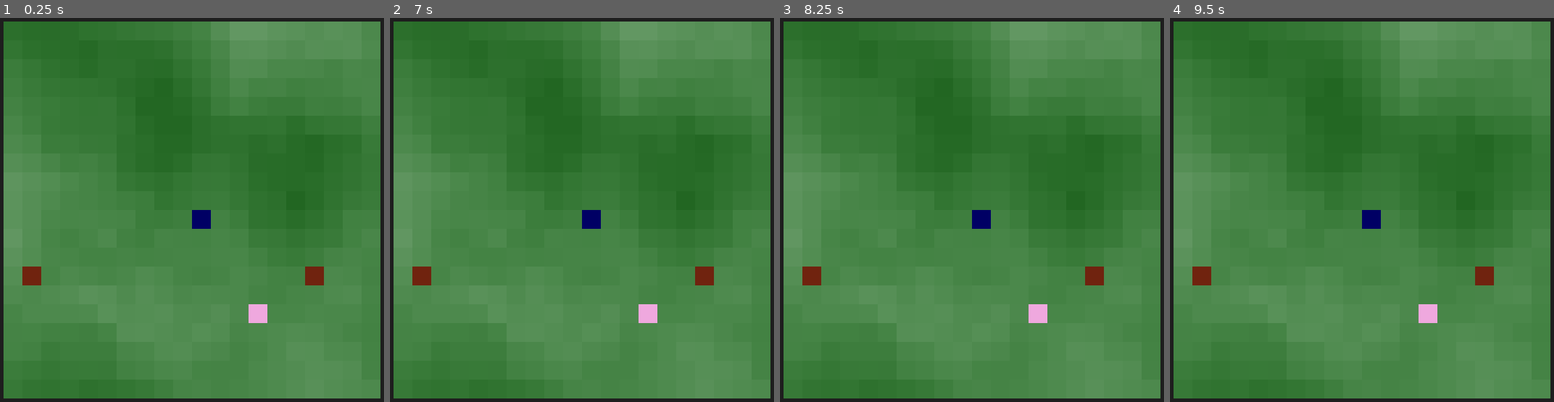
Above: before the commit, frames 1-4 (left to right).
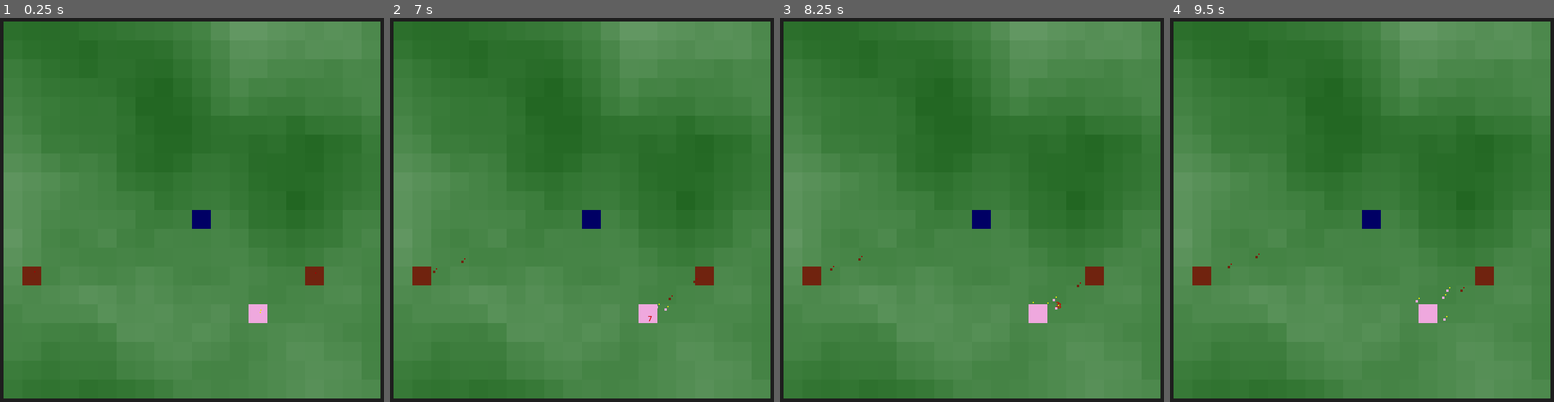
Above: after the commit, the same moments.

Repository: fizzy-drinks/roguelike-jam-6
Game: Godot game, scene res://world.tscn
Two runs of this game, one before a commit and one after it. Both use one fixed random seed, a clock stepped at 60 frames per second and the inputs below.
Inputs (mouse positions are in pixels of both pictures, inside the frame that each line leads up to):
- Up to frame 1 (0.25 s): no input
- Up to frame 2 (7 s): tap Enter at 0.5, 2, 3.5 s; move the mouse to (693, 194) at 0.52 s; click (693, 194) at 0.67 s; tap Space at 1.25, 2.75, 5 s; move the mouse to (497, 244) at 1.27 s; click (497, 244) at 1.42 s; move the mouse to (639, 114) at 2.02 s; click (639, 114) at 2.17 s; move the mouse to (566, 313) at 2.77 s; click (566, 313) at 2.92 s; move the mouse to (731, 290) at 3.52 s; click (731, 290) at 3.67 s; move the mouse to (451, 148) at 4.27 s; click (451, 148) at 4.42 s; move the mouse to (616, 217) at 5.02 s; click (616, 217) at 5.17 s; move the mouse to (520, 102) at 5.77 s; click (520, 102) at 5.92 s; move the mouse to (693, 194) at 6.52 s; click (693, 194) at 6.67 s
- Up to frame 3 (8.25 s): move the mouse to (887, 244) at 7.27 s; click (887, 244) at 7.42 s; move the mouse to (1029, 114) at 8.02 s; click (1029, 114) at 8.17 s
- Up to frame 4 (9.5 s): move the mouse to (1346, 313) at 8.77 s; click (1346, 313) at 8.92 s

The runs differ from the first frame. In frame 1, less than 0.1% of the frame differs, in the area x 8-83%, y 65-77%; in frame 2, less than 0.1%; in frame 3, less than 0.1%, in the area x 13-79%, y 61-76%; in frame 4, less than 0.1%.
Error before the commit: Parse Error: Could not resolve class "Unit". (res://units/soldier.gd:2)

Commit message:
Implement team change

Diff:
--- a/damageable.gd
+++ b/damageable.gd
@@ -1,5 +1,8 @@
 extends Node2D
 class_name Damageable
+
+
+signal hp_depleted
 
 
 @export var max_hp: float = 5
@@ -9,13 +12,14 @@
 
 
 var hp: float = max_hp
+var last_hit: Node2D
 
 
 func _ready():
 	hp = max_hp
 
 
-func damage(value: float):
+func damage(value: float, from: Node2D):
 	print(self, " taking ", value, " damage")
 	var t: RichTextLabel = label.instantiate()
 	get_tree().current_scene.add_child(t)
@@ -23,8 +27,14 @@
 	t.add_text(str(value))
 	t.global_position = global_position
 	hp -= value
+	last_hit = from
 
 
 func _process(_delta):
 	if hp <= 0:
-		queue_free()
+		hp_depleted.emit()
+		on_hp_depleted()
+
+
+func on_hp_depleted():
+	queue_free()
--- a/structures/spawners/spawner.gd
+++ b/structures/spawners/spawner.gd
@@ -5,7 +5,6 @@
 @export var unit: Resource
 @export var unit_type: String
 @export var spawn_rate: float = 5
-@export var team: String
 @export var source_structure: Node2D
 
 
@@ -14,8 +13,8 @@
 
 func _process(delta):
 	spawn_cooldown -= delta
-	if team and unit and spawn_cooldown <= 0:
-		print('spawning for team ', team)
+	if unit and spawn_cooldown <= 0:
+		print('spawning for team ', source_structure.team)
 		spawn()
 
 
@@ -23,6 +22,5 @@
 	var new_unit: Node2D = unit.instantiate()
 	new_unit.global_position = global_position + Vector2(randi_range(-1, 1), randi_range(-1, 1))
 	new_unit.source_structure = source_structure
-	new_unit.team = team
 	get_tree().get_root().add_child(new_unit)
 	spawn_cooldown = spawn_rate
--- a/structures/structure.gd
+++ b/structures/structure.gd
@@ -1,5 +1,8 @@
 extends "res://damageable.gd"
 class_name Structure
+
+
+signal team_changed
 
 
 @export var team: String
@@ -17,7 +20,7 @@
 
 func _on_area_2d_area_entered(area: Area2D):
 	if "team" in area.owner and area.owner.is_in_group("unit") and area.owner.team != team:
-		area.owner.damage(100)
+		area.owner.damage(100, self)
 
 
 func _on_spawners_child_entered_tree(node):
@@ -26,4 +29,11 @@
 
 func setup_spawner(spawner: Node2D):
 	spawner.source_structure = self
-	spawner.team = team
+
+
+func on_hp_depleted():
+	hp = max_hp
+	team = last_hit.team
+	print(self, " changed teams! It is now ", team)
+	modulate = last_hit.source_structure.modulate
+	team_changed.emit()
--- a/structures/tower.gd
+++ b/structures/tower.gd
@@ -47,7 +47,6 @@
 	spawner.unit = unit
 	spawner.unit_type = unit_type
 	spawner.source_structure = dungeon
-	spawner.team = 'player'
 	dungeon.spawners.add_child(spawner)
 	update_spawner_list()
 
--- a/units/guard.gd
+++ b/units/guard.gd
@@ -64,3 +64,10 @@
 func target_enemies(area: Area2D):
 	if area.owner is Unit and area.owner.team != team:
 		targets.append(area.owner)
+
+
+func on_team_changed():
+	super()
+
+	pick_walk_target()
+	targets = targets.filter(func (t): return weakref(t).get_ref() and t.team != team)
--- a/units/soldier.gd
+++ b/units/soldier.gd
@@ -7,9 +7,8 @@
 
 func _process(delta):
 	super(delta)
-	attack_cooldown -= delta
 
-	if not weakref(target).get_ref():
+	if not weakref(target).get_ref() or target.team == team:
 		pick_target()
 
 
@@ -43,3 +42,9 @@
 			nearest = t
 
 	target = nearest
+
+
+func on_team_changed():
+	super()
+
+	pick_target()
--- a/units/soldier.tscn
+++ b/units/soldier.tscn
@@ -13,7 +13,7 @@
 max_ms = 16.0
 min_ms = 4.0
 dps = 7.0
-max_hp = 7.0
+max_hp = 6.0
 
 [node name="Sprite2D" type="Sprite2D" parent="."]
 scale = Vector2(4, 4)
--- a/units/unit.gd
+++ b/units/unit.gd
@@ -2,8 +2,7 @@
 class_name Unit
 
 
-@export var team: String
-@export var source_structure: Node2D
+@export var source_structure: Structure
 @export var max_ms: float
 @export var min_ms: float
 @export var dps: float
@@ -17,17 +16,24 @@
 var collisions: Array[Area2D]
 var attack_cooldown: float = 0
 var colliding = false
+var team: String = '' : get = get_team
+
+
+func get_team():
+	return source_structure.team
 
 
 func _ready():
 	super()
-	sprite.modulate = source_structure.modulate
+
+	set_team_color()
+	source_structure.team_changed.connect(on_team_changed)
 
 
 func _physics_process(delta):
 	colliding = false
 	for collision in collisions:
-		if not collision.owner.is_in_group("solid") or collision.owner.team == team:
+		if not collision.is_in_group("solid") or collision.owner.team == team:
 			continue
 
 		colliding = true
@@ -63,5 +69,15 @@
 
 
 func attack_unit(unit: Damageable):
+	print('Attacking %s' % unit.team)
 	attack_cooldown = 1
 	unit.damage(dps, self)
+
+
+func set_team_color():
+	sprite.modulate = source_structure.modulate
+
+
+func on_team_changed():
+	print('Detected team change to ', team)
+	set_team_color()
